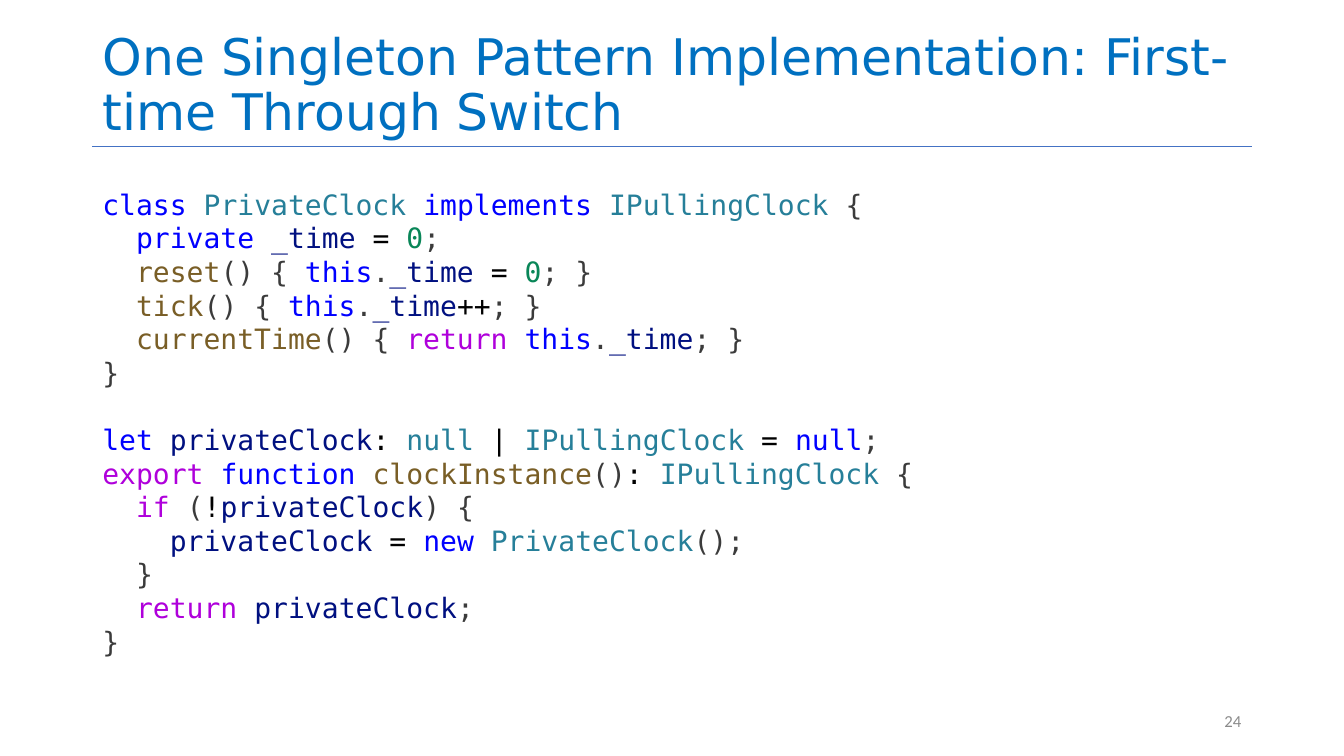
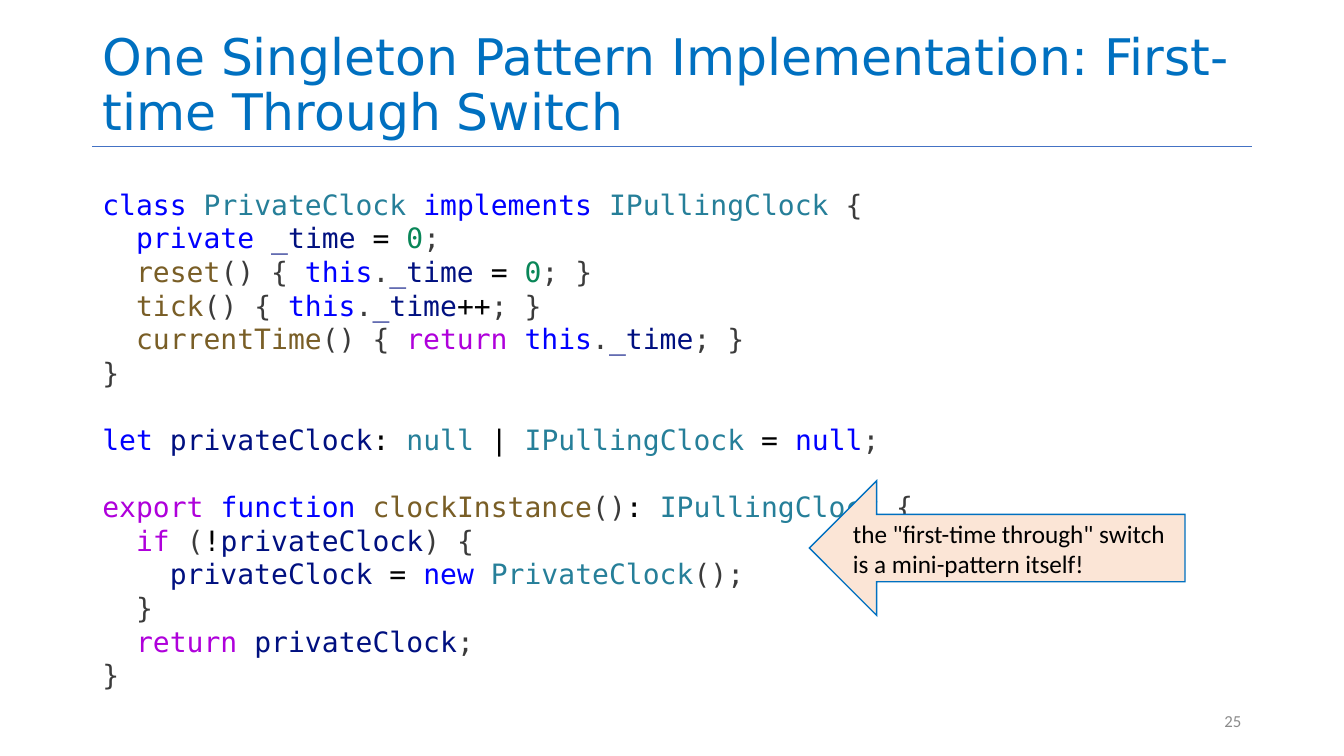
Before and after one commit to neu-se/CS4530-Spring-2026, a slide deck: slide 25 of Slides/Module 11.1 Interaction-Level Design.pptx (slide 24 before the commit). Drawn at 1344x756 pixels with LibreOffice and Linux fonts; fonts in the diff are those of the drawing. Boxes give left, top, right and bottom in pixels: in the first picture for what was removed or moved away, otherwise in the second. Text is boxed around its words. In the diff, an @@ line names an element or a change of style, - is before the commit and + after.

```diff
--- a/Slides/Module 11.1 Interaction-Level Design.pptx
+++ b/Slides/Module 11.1 Interaction-Level Design.pptx
@@ text "class PrivateClock implements IPullingClock {" rewrapped from (102,193,879,624) to (102,193,879,658) @@
@@ left arrow added at (810,481,1186,615), fill #FBE5D6, outline #0070C0 1 pt, 18 pt, text #000000 @@
+the "first-time through" switch is a mini-pattern itself!
@@ page number at (1224,716,1241,727): text changed @@
-24
+25
```
Also in this commit, not shown: 9 other slides changed, 6 slides added, 4 slides removed.
